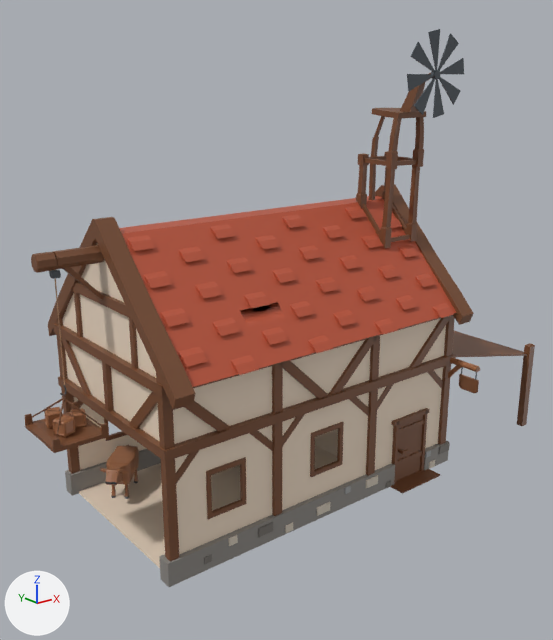
Two versions of the FBX model StortSpelprojekt/Project/Models/BuildingSecond.fbx, one commit apart.
Rendered twice from a camera (50 mm lens) standing at (-0.304, -0.35, 0.254) and looking at (-0.011, 0.016, 0.107). Lighting does not change. The marker at lower left points along +X, +Y and +Z. Where no turn or scale is listed for an object, it has been applied to the vertices. Vertices at the same position are counted once.

Objects in the first picture: 'BuildingSecond'.
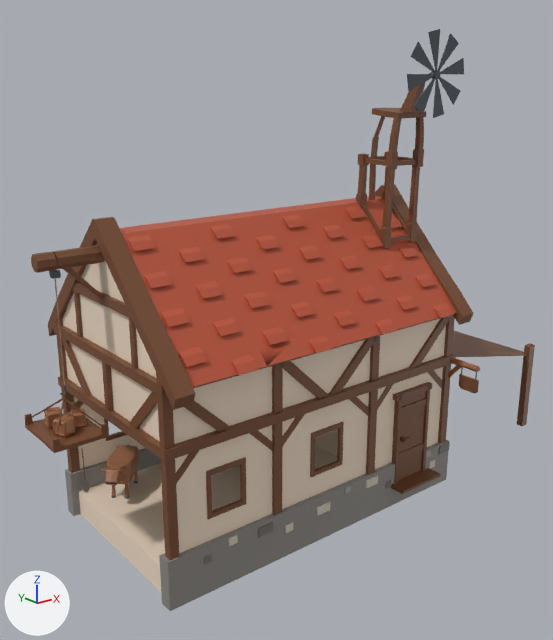
The newer file is also rescaled (x0.339), turned or shifted as a whole; pictures and numbers use the older file's frame.

Where the change shows, as pixel boxes (x1, y1, x2, y2) in the pictures (553 x 640 px; the box of a moved part takes in the faces that stretch with it):
'BuildingSecond', reshaped: before (25, 29, 535, 587); after (25, 29, 535, 611)
part 1 of me_mesh, added: after (421, 385, 431, 471)
part 2 of me_mesh, added (brown): after (392, 395, 402, 484)
part 3 of me_mesh, moved or reshaped: before (391, 408, 430, 426); after (393, 382, 433, 401)
part 4 of me_mesh, moved or reshaped: before (396, 415, 424, 481); after (398, 391, 426, 480)
part 5 of me_mesh, added: after (82, 480, 89, 493)
part 6 of me_mesh, moved or reshaped: before (33, 219, 477, 587); after (33, 219, 477, 611)
part 7 of me_mesh, recoloured: (68, 299, 450, 566) in both

Diff of the bpy script that builds the scene:
```diff
--- a/StortSpelprojekt/Project/Models/BuildingSecond.fbx.py
+++ b/StortSpelprojekt/Project/Models/BuildingSecond.fbx.py
@@ img_housetex_png @@
+img_housetex_png = load_image('HouseTex.png', '../Textures/HouseTex.png', 32, 32, 'sRGB')
@@ mat_housetexture @@
+mat_housetexture = principled_material('HouseTexture')
+mat_housetexture.texture = img_housetex_png
@@ me_mesh @@
 # used by ob_buildingsecond; location = (0.0088, 0.0106, 0.1397)
-me_mesh.from_pydata(...)  # 6084 vertices, 11684 faces; spans x -0.18..0.18, y -0.081..0.081, z -0.143..0.142
+me_mesh.from_pydata(...)  # 6231 vertices, 11962 faces; spans x -0.18..0.18, y -0.081..0.081, z -0.156..0.142
+# me_mesh part 1: a new loose piece, a box spanning x 0.0573..0.0597, y -0.058..-0.051, z -0.1417..-0.077, in mat_housetexture (picture img_housetex_png)
+# me_mesh part 2: a new loose piece, a box spanning x 0.0298..0.0322, y -0.058..-0.051, z -0.1417..-0.077, in mat_housetexture (picture img_housetex_png)
+# me_mesh part 3: the loose piece of 8 vertices spanning x 0.028..0.062, y -0.057..-0.05, z -0.098..-0.096 is moved by (0.0, -0.001, 0.018), in mat_housetexture (picture img_housetex_png)
+# me_mesh part 4: the loose piece of 144 vertices spanning x 0.031..0.057, y -0.06..-0.048, z -0.143..-0.098 is scaled about its middle by (1, 1, 1.43), then moved by (0.0, -0.001, 0.008), in mat_housetexture (picture img_housetex_png)
+# me_mesh part 5: a new loose piece of 82 vertices spanning x -0.136..-0.131, y 0.057..0.06, z -0.139..-0.132, in mat_housetexture (picture img_housetex_png)
+# me_mesh part 6: 191 vertices moved from x -0.165..0.084, y -0.079..0.07, z -0.141..0.022 to x -0.165..0.084, y -0.079..0.07, z -0.156..0.022; 35 vertices removed from x -0.131..0.072, y -0.065..0.076, z -0.141..0.037; 24 vertices added at x -0.131..0.072, y -0.065..0.068, z -0.156..0.037
+# me_mesh part 7: 9559 faces spanning x -0.18..0.18, y -0.081..0.081, z -0.156..0.142 switch from mat_housemat (picture img_housetexture_png) to mat_housetexture (picture img_housetex_png)
```
